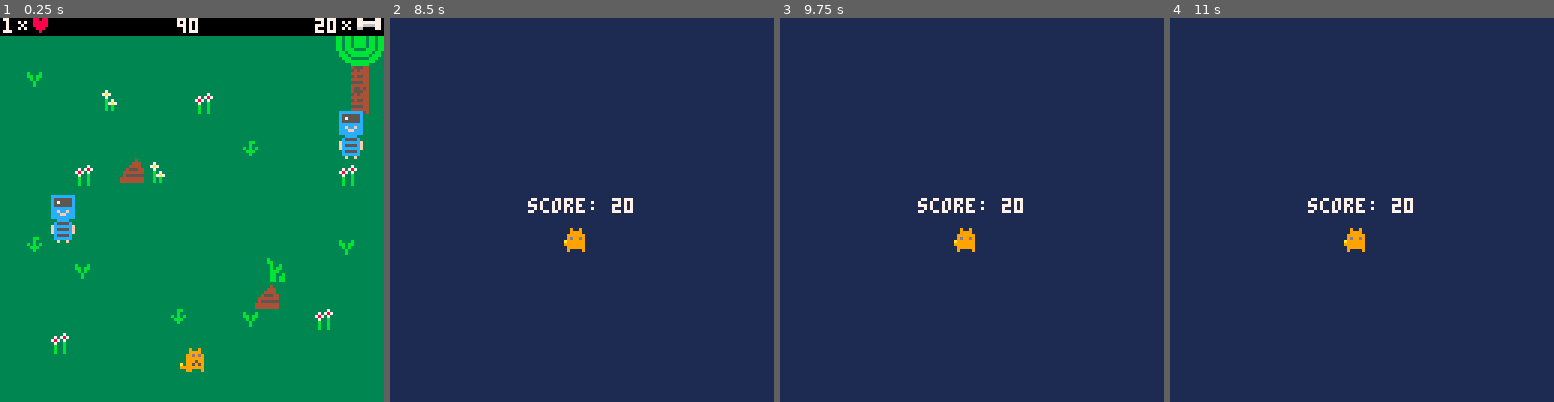
Above: before the commit, frames 1-4 (left to right).
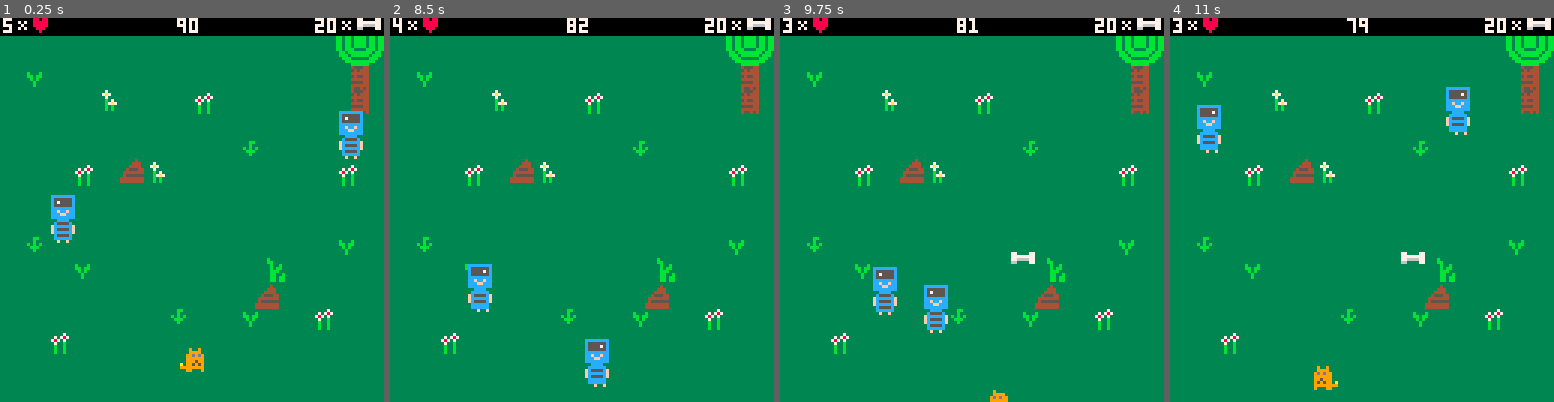
Above: after the commit, the same moments.

Repository: CornflakesOnGit/bonk-thief-horror
Game: PICO-8 cartridge bonk.p8
Same seed, same stepped clock (60 frames per second), same inputs: the game is played once before the commit and once after it.
Inputs:
- Up to frame 1 (0.25 s): no input
- Up to frame 2 (8.5 s): tap X (X key) at 1.07, 2.07, 2.4, 2.73, 3.07, 3.4, 3.73, 4.07, 4.4, 4.73, 5.07, 5.4, 5.73, 6.07, 6.4, 6.73, 7.07, 7.4, 7.73, 8.07, 8.4 s; hold Left 1.97-2.37 s; hold Down 2.42-2.82 s; hold Right 2.87-3.53 s; hold Up 3.58-4.08 s; hold Right 4.13-4.53 s; hold Down 4.58-5.08 s; hold Left 5.13-5.8 s; hold Up 5.85-6.18 s; hold Left 6.23-6.63 s; hold Down 6.68-7.08 s; hold Right 7.13-7.8 s; hold Up 7.85-8.35 s; hold Right from 8.4 s (still down)
- Up to frame 3 (9.75 s): tap X (X key) every 0.33 s from 8.73 to 9.73 s; release Right at 8.8 s; hold Down 8.85-9.35 s; hold Left from 9.4 s (still down)
- Up to frame 4 (11 s): release Left at 10.07 s; tap X (X key) at 10.07, 10.4, 10.73 s; hold Up 10.12-10.45 s; hold Left 10.5-10.9 s; hold Down from 10.95 s (still down)

The runs differ from the first frame. In frame 1, less than 0.1% of the frame differs, in the area x 0-4%, y 0-4%; in frame 2, 100%, in the area x 0-100%, y 0-100%; in frame 3, 100%; in frame 4, 100%.

Commit message:
one last change

Diff:
--- a/bonk_code.lua
+++ b/bonk_code.lua
@@ -1,6 +1,6 @@
 function _init()
     score = 20
-    life = 1
+    life = 5
     time_left = 91
     stolen_bones = 0
 
